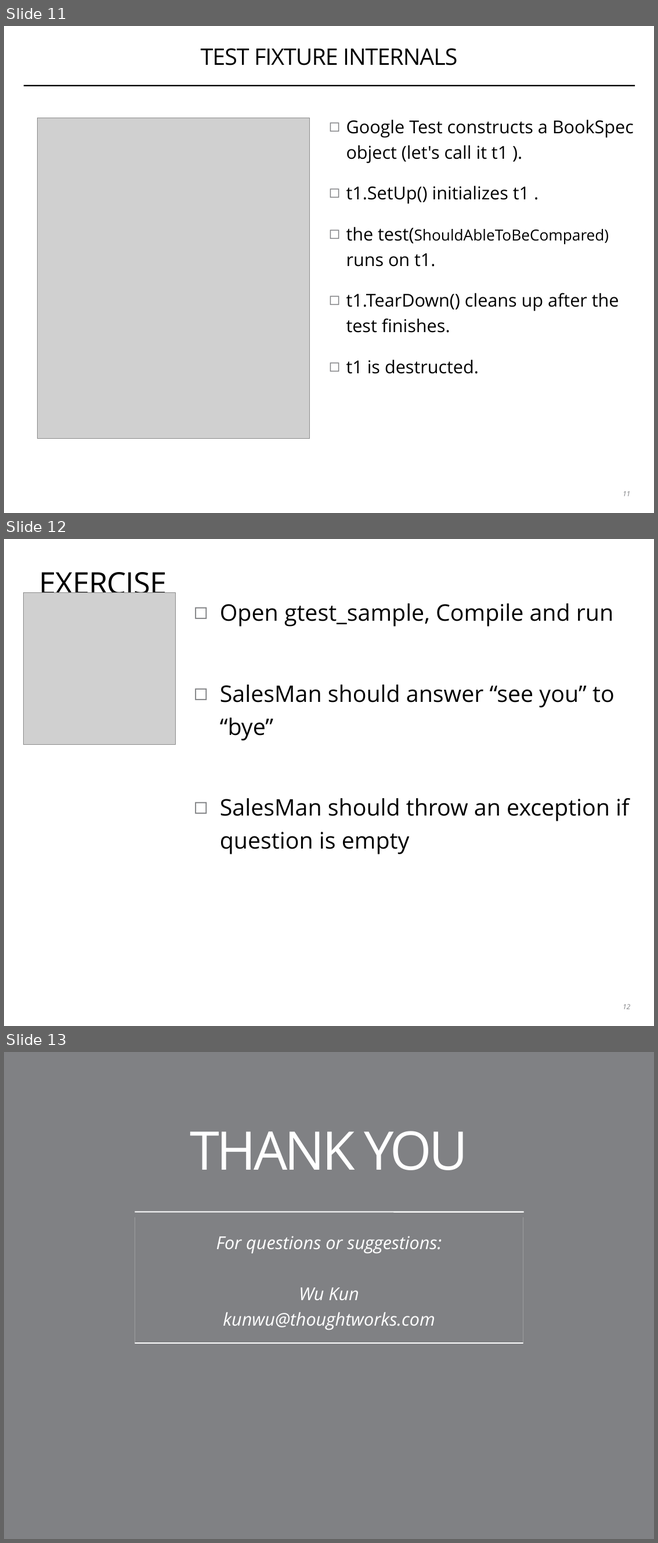
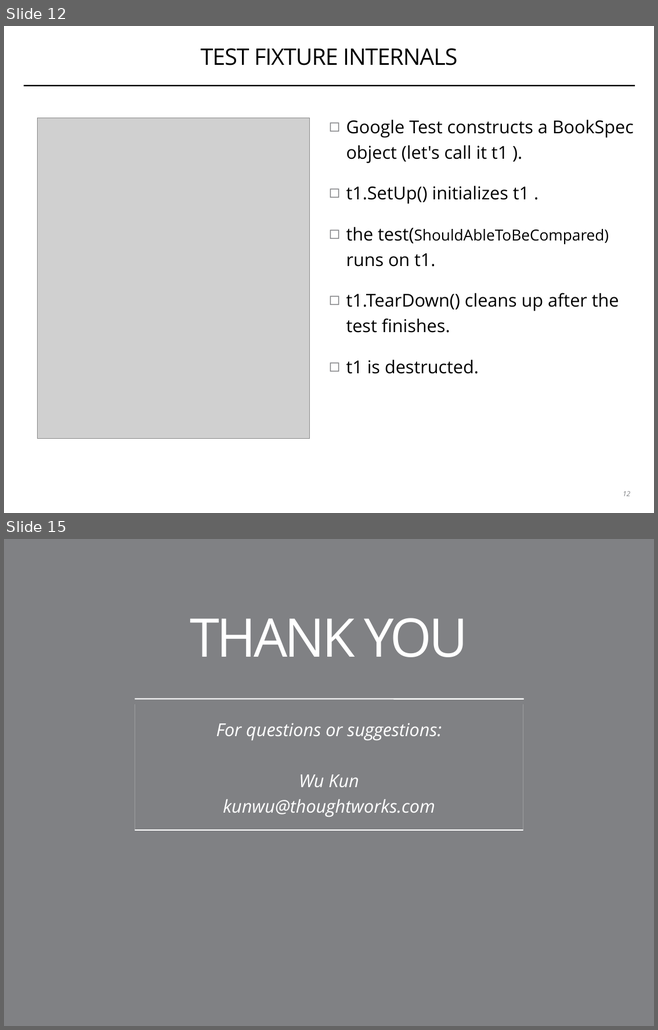
Before and after one commit to coney/cpp-unit-testing, a slide deck: .slides/01-introduction-to-gtest.pptx. Shown one above the other, each under a label of ours: slides 11, 12 and 13 before the commit, slides 12 and 15 after it; the slides between them are not shown. The pictures are 658x1543 and 658x1030 pixels, drawn with LibreOffice and Linux fonts; fonts in the diff are those of the drawing; grey boxes stand for pictures; background and template pictures are left out. Boxes give left, top, right and bottom in pixels: in the first picture for what was removed or moved away, otherwise in the second. Text is boxed around its words. In the diff, an @@ line names an element or a change of style, - is before the commit and + after.

```diff
--- a/.slides/01-introduction-to-gtest.pptx
+++ b/.slides/01-introduction-to-gtest.pptx
@@ slide 12 removed at (x1=4, y1=539, x2=654, y2=1026), background #FFFFFF @@
@@ title removed at (x1=39, y1=572, x2=167, y2=602) @@
-EXERCISE
@@ picture removed at (x1=23, y1=593, x2=175, y2=744) @@
@@ text removed at (x1=220, y1=603, x2=629, y2=855) @@
-◻ Open gtest_sample, Compile and run
-◻ SalesMan should answer “see you” to “bye”
-◻ SalesMan should throw an exception if question is empty
@@ page number removed at (x1=622, y1=1004, x2=630, y2=1009) @@
-12
@@ what was slide 11 is now slide 12 @@
@@ page number at (x1=622, y1=491, x2=630, y2=496): text changed @@
-11
+12
@@ what was slide 13 is now slide 15 @@
```
Also in this commit, not shown: 1 slide changed, 4 slides added, 1 other slide removed.
